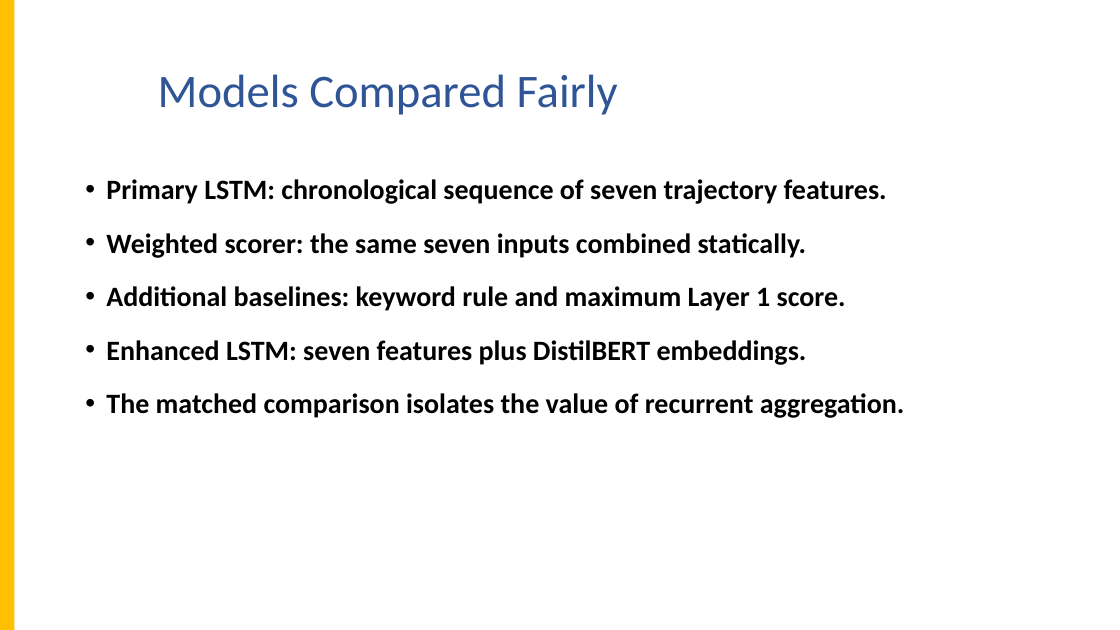
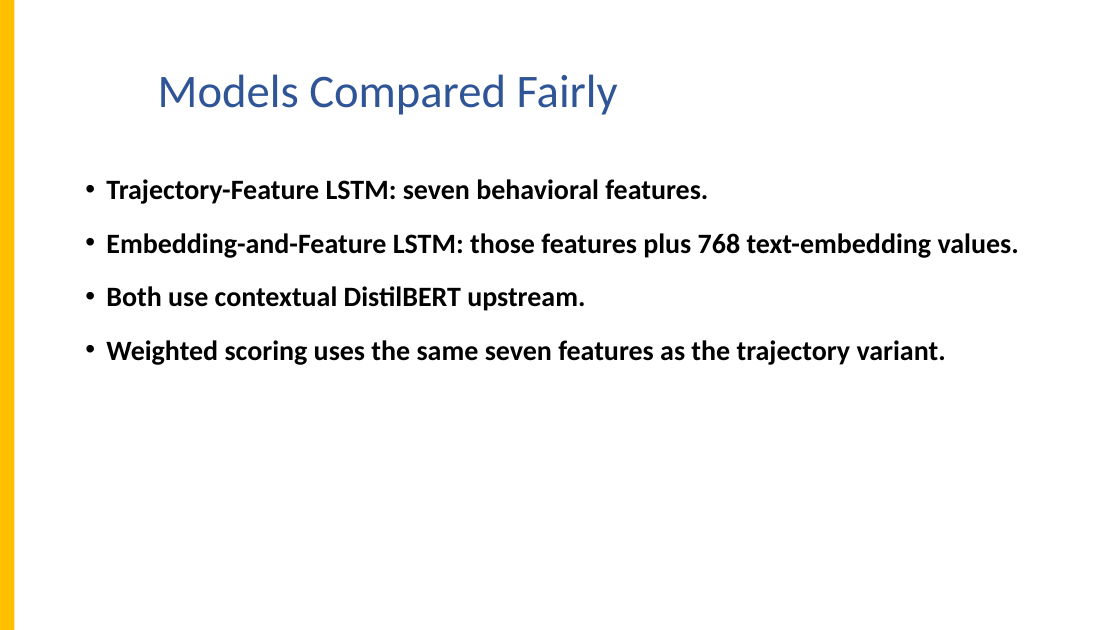
Before and after one commit to apcjomaala1/THESIS, a slide deck: slide 21 of WASD - Thesis 2 - F2 and latency revised.pptx. Drawn at 1120x630 pixels with LibreOffice and Linux fonts; fonts in the diff are those of the drawing; background and template pictures are left out. Boxes give left, top, right and bottom in pixels: in the first picture for what was removed or moved away, otherwise in the second. Text is boxed around its words. In the diff, an @@ line names an element or a change of style, - is before the commit and + after.

Commit message:
Describe both LSTM variants by inputs and remove preferred-model emphasis

```diff
--- a/WASD - Thesis 2 - F2 and latency revised.pptx
+++ b/WASD - Thesis 2 - F2 and latency revised.pptx
@@ text at box(106, 179, 1019, 365): text changed @@
-• Primary LSTM: chronological sequence of seven trajectory features.
-• Weighted scorer: the same seven inputs combined statically.
-• Additional baselines: keyword rule and maximum Layer 1 score.
-• Enhanced LSTM: seven features plus DistilBERT embeddings.
-• The matched comparison isolates the value of recurrent aggregation.
+• Trajectory-Feature LSTM: seven behavioral features.
+• Embedding-and-Feature LSTM: those features plus 768 text-embedding values.
+• Both use contextual DistilBERT upstream.
+• Weighted scoring uses the same seven features as the trajectory variant.
```
Also in this commit, not shown: 17 other slides changed, 1 slide added, 1 slide removed, 20 other files.
